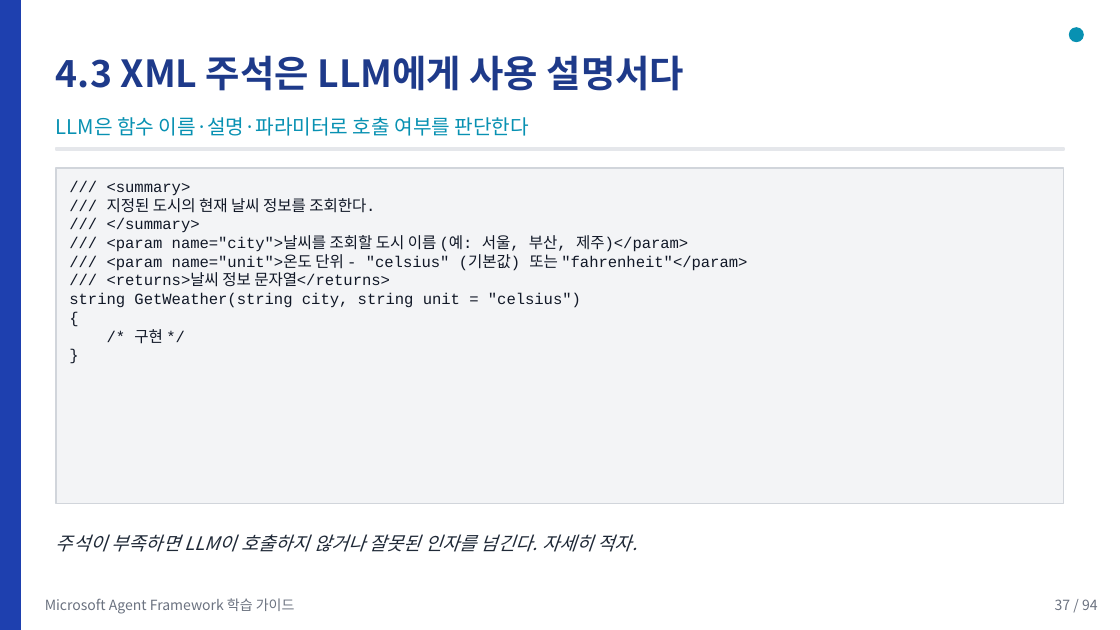
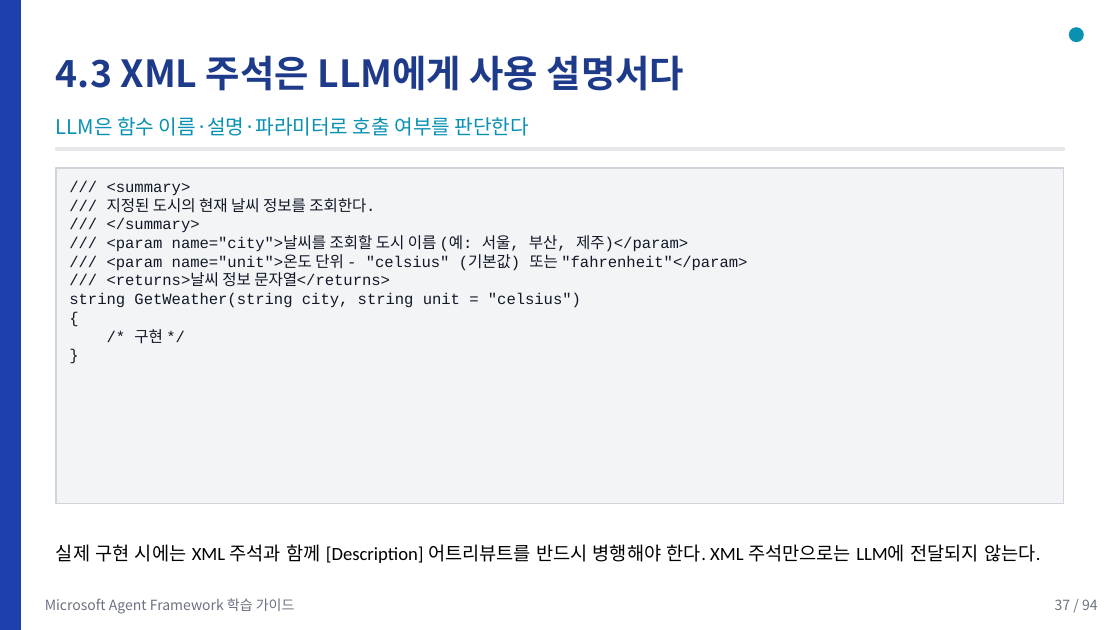
Before and after one commit to jacking75/edu_microsoft_agent_framework_book, a slide deck: slide 37 of Microsoft_Agent_Framework_학습가이드.pptx. Drawn at 1120x630 pixels with LibreOffice and Linux fonts; fonts in the diff are those of the drawing. Boxes give left, top, right and bottom in pixels: in the first picture for what was removed or moved away, otherwise in the second. Text is boxed around its words. In the diff, an @@ line names an element or a change of style, - is before the commit and + after.

Commit message:
문서 수정

```diff
--- a/Microsoft_Agent_Framework_학습가이드.pptx
+++ b/Microsoft_Agent_Framework_학습가이드.pptx
@@ text at bbox=[56, 544, 1040, 563]: text changed; font Noto Sans CJK KR to Calibri; text colour #1F2937 to #000000; italic off @@
-주석이 부족하면 LLM이 호출하지 않거나 잘못된 인자를 넘긴다. 자세히 적자.
+실제 구현 시에는 XML 주석과 함께 [Description] 어트리뷰트를 반드시 병행해야 한다. XML 주석만으로는 LLM에 전달되지 않는다.
```
